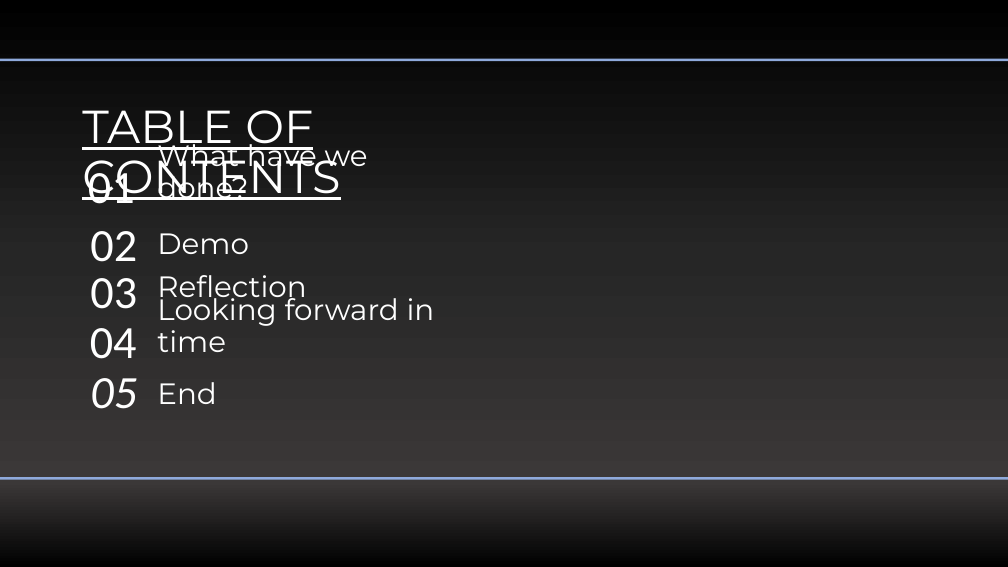
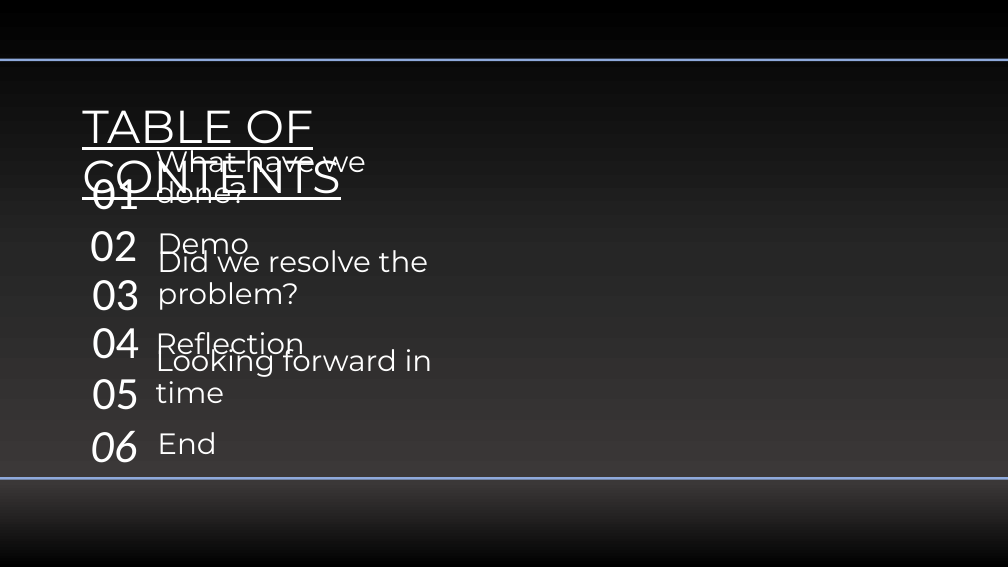
Before and after one commit to Appohh/machine-renting-management, a slide deck: slide 2 of Documentation/Machine Rental System powerpoint.pptx. Drawn at 1008x567 pixels with LibreOffice and Linux fonts; fonts in the diff are those of the drawing. Boxes give left, top, right and bottom in pixels: in the first picture for what was removed or moved away, otherwise in the second. Text is boxed around its words. In the diff, an @@ line names an element or a change of style, - is before the commit and + after.

```diff
--- a/Documentation/Machine Rental System powerpoint.pptx
+++ b/Documentation/Machine Rental System powerpoint.pptx
@@ text "What have we done?" rewrapped from bbox=[157, 138, 368, 200] to bbox=[156, 147, 366, 203] @@
@@ title "01": place and size @@
-title "01" at bbox=[88, 164, 135, 204]
+title "01" at bbox=[92, 171, 139, 210]
@@ text added at bbox=[157, 244, 429, 310], 28 pt, text #FFFFFF @@
+Did we resolve the problem?
@@ text "Looking forward in time": place and size @@
-text "Looking forward in time" at bbox=[157, 292, 435, 352]
+text "Looking forward in time" at bbox=[156, 343, 433, 403]
@@ text "Reflection": place and size @@
-text "Reflection" at bbox=[157, 275, 306, 305]
+text "Reflection" at bbox=[156, 332, 305, 362]
@@ text "05" at bbox=[92, 379, 139, 410]: italic off; line spacing 1 to 0.9 @@
@@ text added at bbox=[90, 431, 137, 463], 44 pt, text #FFFFFF, italic @@
+06
@@ text "End": place and size @@
-text "End" at bbox=[157, 382, 216, 404]
+text "End" at bbox=[157, 432, 216, 454]
```
Also in this commit, not shown: 4 other slides changed, 1 slide added.
